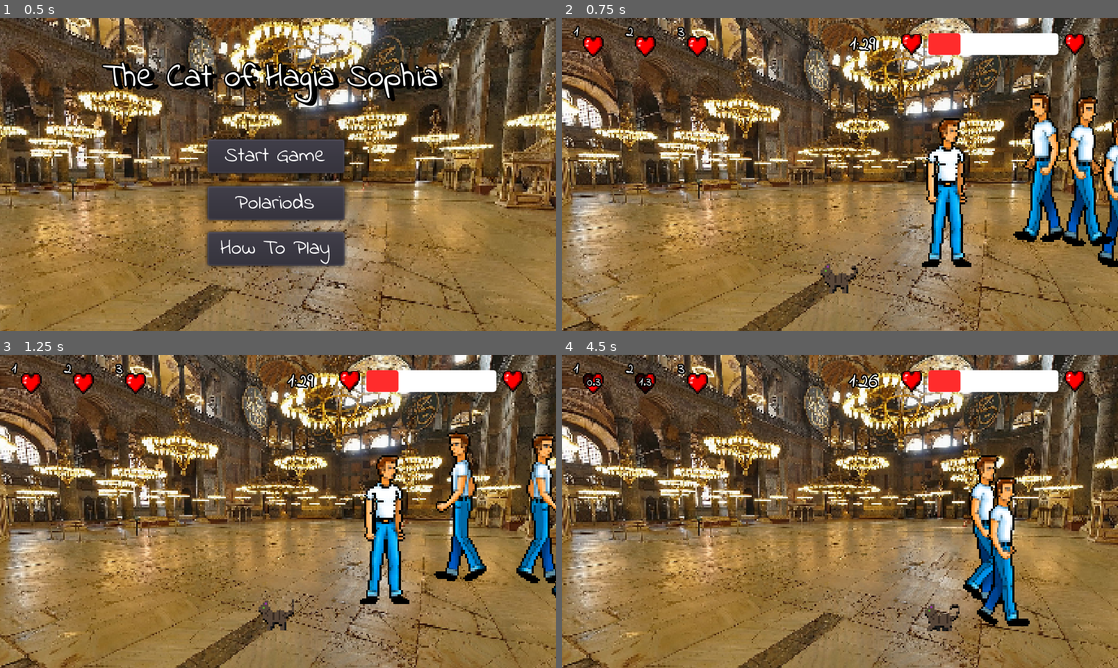
Above: before the commit, frames 1-4 (two rows, left to right).
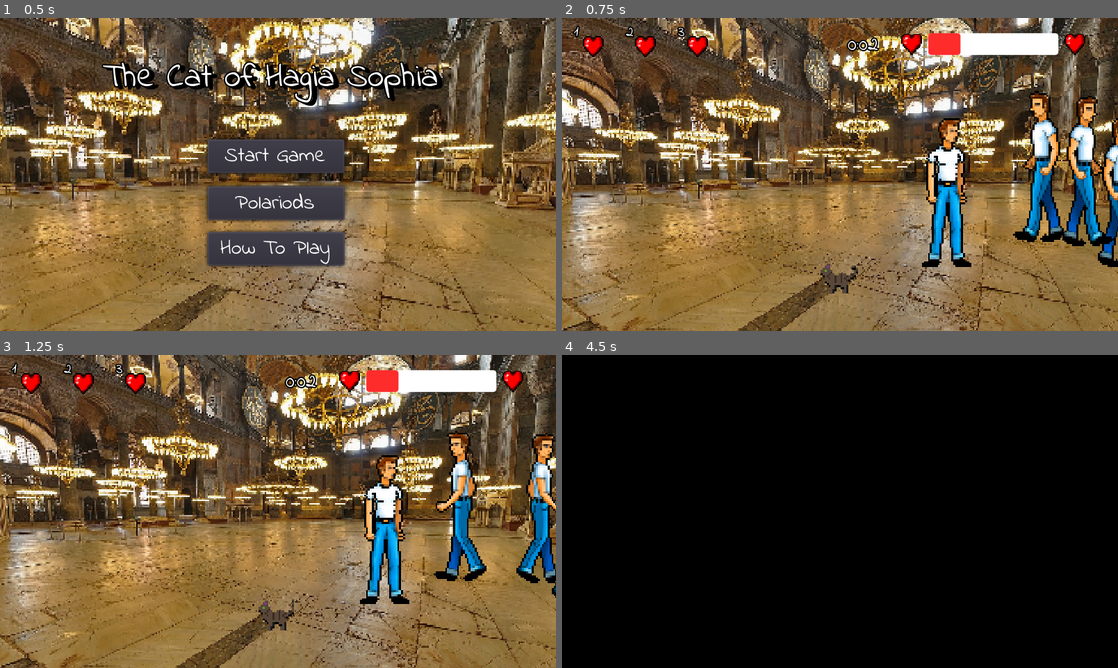
Above: after the commit, the same moments.

Repository: Frozander/BAUGamejam2021
Game: Godot game, scene res://Scenes/TitleScreen.tscn
Same seed, same stepped clock (60 frames per second), same inputs: the game is played once before the commit and once after it. Sound files missing from this copy of the repository are replaced by a short silence.
Inputs:
- Up to frame 1 (0.5 s): no input
- Up to frame 2 (0.75 s): click "Start Game" at 0.5 s
- Up to frame 3 (1.25 s): no input
- Up to frame 4 (4.5 s): tap Enter (ui_accept) at 1.25, 1.52, 2.27, 3.77 s; hold Right (ui_right) 1.28-2.03 s; hold Down (ui_down) 2.03-2.78 s; hold Right (ui_right) 2.78-3.53 s; hold Up (ui_up) 3.53-4.28 s; hold Left (ui_left) from 4.28 s (still down)

Frame 1 is identical in both runs. In frame 2, 0.2% of the frame differs, in the area x 51-57%, y 5-11%; in frame 3, 0.2%; in frame 4, 98%, in the area x 0-100%, y 0-100%.

Commit message:
showing day end through fade in when countdown is over on hud

Diff:
--- a/Assets/Prefabs/CountDownLabel.tscn
+++ b/Assets/Prefabs/CountDownLabel.tscn
@@ -23,3 +23,4 @@
 __meta__ = {
 "_edit_use_anchors_": false
 }
+[connection signal="timeout" from="Timer" to="." method="_on_Timer_timeout"]
--- a/Assets/Prefabs/HUD.tscn
+++ b/Assets/Prefabs/HUD.tscn
@@ -1,11 +1,13 @@
-[gd_scene load_steps=4 format=2]
+[gd_scene load_steps=5 format=2]
 
 [ext_resource path="res://Assets/Prefabs/AbilityButton.tscn" type="PackedScene" id=1]
 [ext_resource path="res://Assets/Prefabs/PhotoProgressBar.tscn" type="PackedScene" id=2]
 [ext_resource path="res://Assets/Prefabs/CountDownLabel.tscn" type="PackedScene" id=3]
+[ext_resource path="res://Assets/Scripts/HUD.gd" type="Script" id=4]
 
 [node name="HUD" type="Node2D"]
 position = Vector2( 7.94597, 7.41624 )
+script = ExtResource( 4 )
 
 [node name="AbilityButton" parent="." instance=ExtResource( 1 )]
 margin_left = 16.0
@@ -34,3 +36,4 @@
 
 [node name="CountDownLabel" parent="." instance=ExtResource( 3 )]
 position = Vector2( 218.661, 8.69093 )
+[connection signal="timeout" from="CountDownLabel" to="." method="_on_CountDownLabel_timeout"]
--- a/Assets/Scripts/CountDownLabel.gd
+++ b/Assets/Scripts/CountDownLabel.gd
@@ -1,11 +1,7 @@
 extends Node2D
 
 export(int) var start_in_seconds
-
-# Called when the node enters the scene tree for the first time.
-func _ready():
-	$Timer.wait_time = start_in_seconds
-	$Timer.start()
+signal timeout
 
 func _process(delta):
 	$Label.text = convert_second_to_minute_string($Timer.time_left)
@@ -17,3 +13,11 @@
 	if second_part < 10:
 		second_part_string = "0" + second_part_string
 	return str(minute_part) + ':' + second_part_string
+
+func set_start_in_secodnds(val):
+	start_in_seconds = val
+	$Timer.wait_time = start_in_seconds
+	$Timer.start()
+
+func _on_Timer_timeout():
+	emit_signal("timeout")
--- /dev/null
+++ b/Assets/Scripts/FadeIn.gd
@@ -0,0 +1,9 @@
+extends ColorRect
+
+export var next_scene = "res://Scenes/DayEnd.tscn"
+
+func _enter_tree():
+	$AnimationPlayer.play("fade_in")
+
+func _on_AnimationPlayer_animation_finished(anim_name):
+	get_tree().change_scene(next_scene)
--- a/Assets/Scripts/Game.gd
+++ b/Assets/Scripts/Game.gd
@@ -96,3 +96,7 @@
 func dist_between_cat_and_person(person):
 	var diff = person.position - $MoveZone/Cat.position
 	return abs(diff.x)
+
+
+func _on_HUD_timeout():
+	get_tree().change_scene("res://Scenes/FadeIn.tscn")
--- /dev/null
+++ b/Assets/Scripts/HUD.gd
@@ -0,0 +1,10 @@
+extends Node2D
+
+signal timeout
+export(int) var start_in_seconds
+
+func _ready():
+	$CountDownLabel.set_start_in_secodnds(start_in_seconds)
+
+func _on_CountDownLabel_timeout():
+	emit_signal("timeout")
--- a/Scenes/FadeIn.tscn
+++ b/Scenes/FadeIn.tscn
@@ -1,4 +1,6 @@
-[gd_scene load_steps=2 format=2]
+[gd_scene load_steps=3 format=2]
+
+[ext_resource path="res://Assets/Scripts/FadeIn.gd" type="Script" id=1]
 
 [sub_resource type="Animation" id=1]
 resource_name = "fade_in"
@@ -18,10 +20,12 @@
 [node name="FadeIn" type="ColorRect"]
 anchor_right = 1.0
 anchor_bottom = 1.0
-color = Color( 0, 0, 0, 1 )
+color = Color( 0, 0, 0, 0 )
+script = ExtResource( 1 )
 __meta__ = {
 "_edit_use_anchors_": false
 }
 
 [node name="AnimationPlayer" type="AnimationPlayer" parent="."]
 anims/fade_in = SubResource( 1 )
+[connection signal="animation_finished" from="AnimationPlayer" to="." method="_on_AnimationPlayer_animation_finished"]
--- a/Scenes/Game.tscn
+++ b/Scenes/Game.tscn
@@ -19,6 +19,7 @@
 
 [node name="HUD" parent="." instance=ExtResource( 4 )]
 position = Vector2( 0, 0 )
+start_in_seconds = 3
 
 [node name="Backgound" type="Sprite" parent="."]
 position = Vector2( 227.854, 136.228 )
@@ -72,5 +73,6 @@
 [node name="CollisionShape2D" type="CollisionShape2D" parent="BottomExclusion"]
 position = Vector2( 223.017, 248.974 )
 shape = SubResource( 3 )
+[connection signal="timeout" from="HUD" to="." method="_on_HUD_timeout"]
 [connection signal="area_entered" from="RightExclusion" to="." method="_on_RightPort_area_entered"]
 [connection signal="area_entered" from="LeftExclusion" to="." method="_on_LeftPort_area_entered"]
--- a/Scenes/TitleScreen.tscn
+++ b/Scenes/TitleScreen.tscn
@@ -1,8 +1,7 @@
-[gd_scene load_steps=7 format=2]
+[gd_scene load_steps=6 format=2]
 
 [ext_resource path="res://Assets/Fonts/IndieFlower-Regular.ttf" type="DynamicFontData" id=1]
 [ext_resource path="res://Assets/Prefabs/MenuButton.tscn" type="PackedScene" id=2]
-[ext_resource path="res://Scenes/FadeIn.tscn" type="PackedScene" id=3]
 [ext_resource path="res://Assets/Images/Backgrounds/background_00.png" type="Texture" id=4]
 
 [sub_resource type="GDScript" id=1]
@@ -62,10 +61,6 @@
 "_edit_use_anchors_": false
 }
 
-[node name="FadeIn" parent="." instance=ExtResource( 3 )]
-visible = false
-color = Color( 0, 0, 0, 0 )
-
 [node name="StartGameButton" parent="." instance=ExtResource( 2 )]
 margin_left = 158.176
 margin_top = 93.2696
